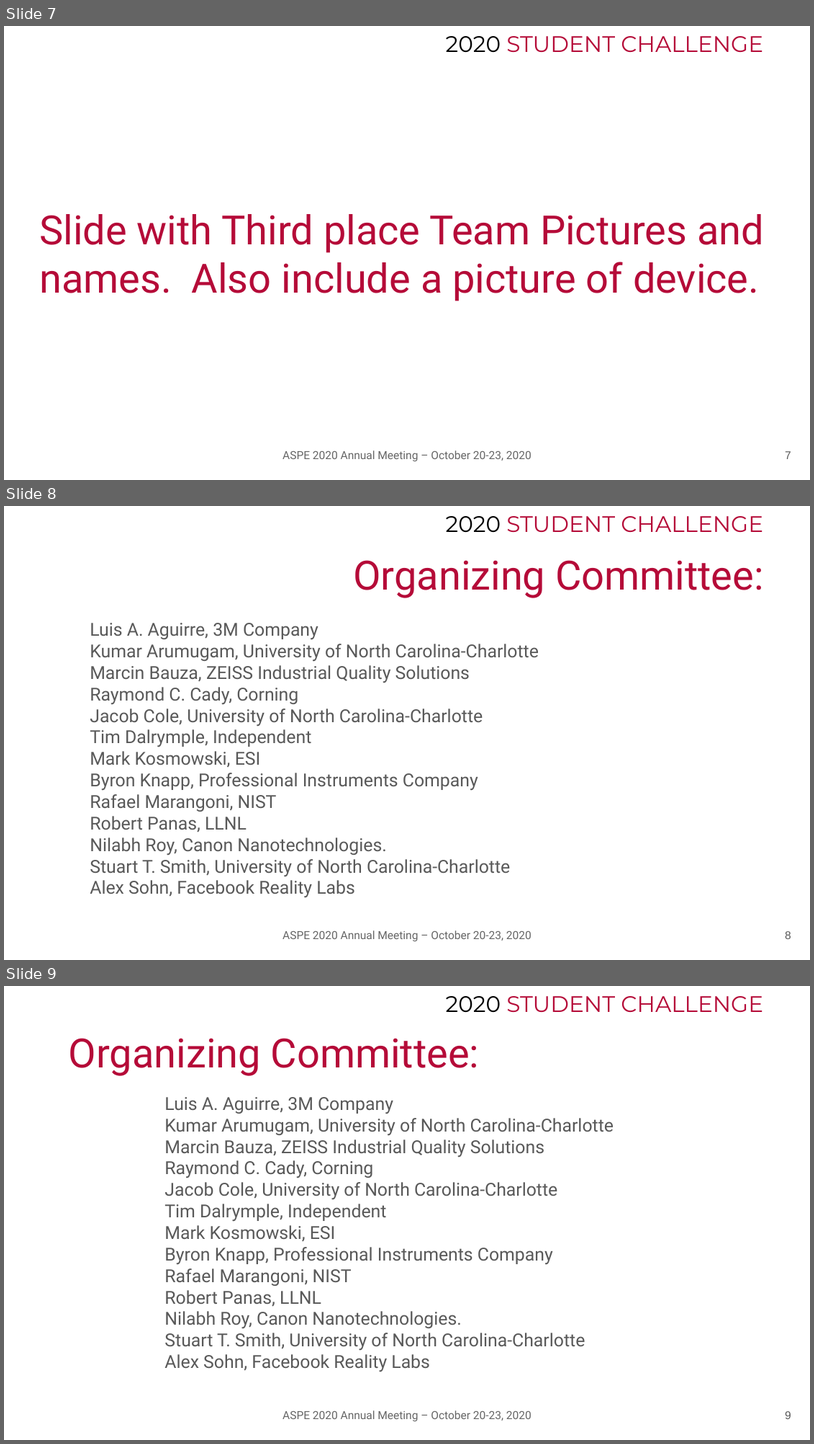
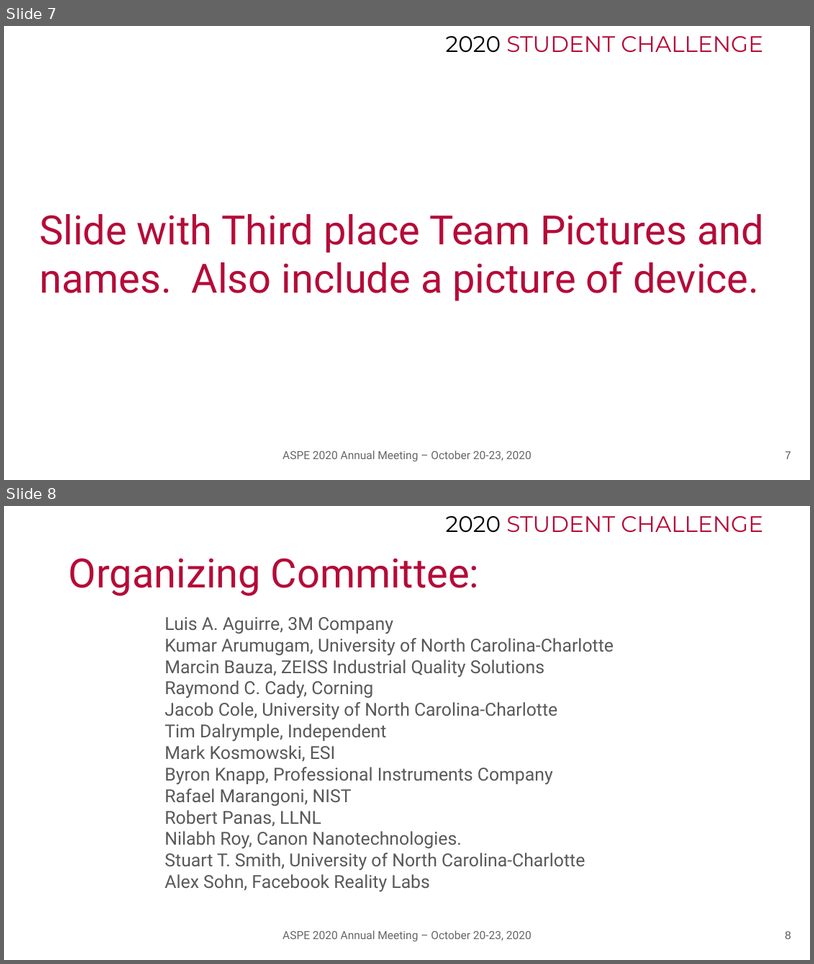
Before and after one commit to ASPE-student-challenge/2020, a slide deck: 2020 ASPE Recognitions...pptx. Shown one above the other, each under a label of ours: slides 7, 8 and 9 before the commit, slides 7 and 8 after it. The pictures are 814x1444 and 814x964 pixels, drawn with LibreOffice and Linux fonts; fonts in the diff are those of the drawing; background and template pictures are left out. Boxes give left, top, right and bottom in pixels: in the first picture for what was removed or moved away, otherwise in the second. Text is boxed around its words. In the diff, an @@ line names an element or a change of style, - is before the commit and + after.

```diff
--- a/2020 ASPE Recognitions...pptx
+++ b/2020 ASPE Recognitions...pptx
@@ slide 8 removed at (4,506,810,960), background #FFFFFF; not listed: 1 template element that a slide beside it also shows @@
@@ title removed at (353,560,764,598) @@
-Organizing Committee:
@@ subtitle removed at (90,623,539,898) @@
-  Luis A. Aguirre, 3M Company
-  Kumar Arumugam, University of North Carolina-Charlotte
-  Marcin Bauza, ZEISS Industrial Quality Solutions
-  Raymond C. Cady, Corning
-  Jacob Cole, University of North Carolina-Charlotte
-  Tim Dalrymple, Independent
-  Mark Kosmowski, ESI
-  Byron Knapp, Professional Instruments Company
-  Rafael Marangoni, NIST
-  Robert Panas, LLNL
-  Nilabh Roy, Canon Nanotechnologies.
-  Stuart T. Smith, University of North Carolina-Charlotte
-  Alex Sohn, Facebook Reality Labs
@@ text removed at (283,930,532,941) @@
-ASPE 2020 Annual Meeting – October 20-23, 2020
@@ page number removed at (785,931,792,939) @@
-8
@@ what was slide 9 is now slide 8 @@
```
